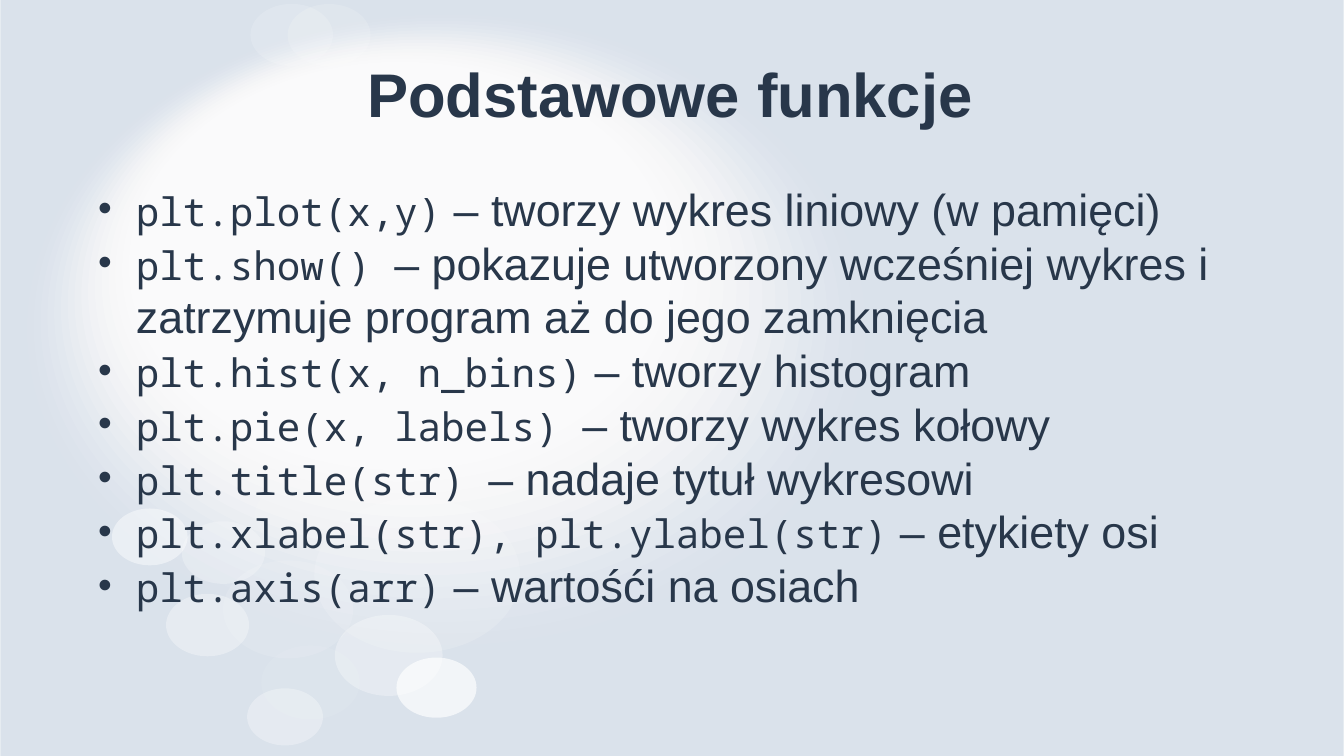
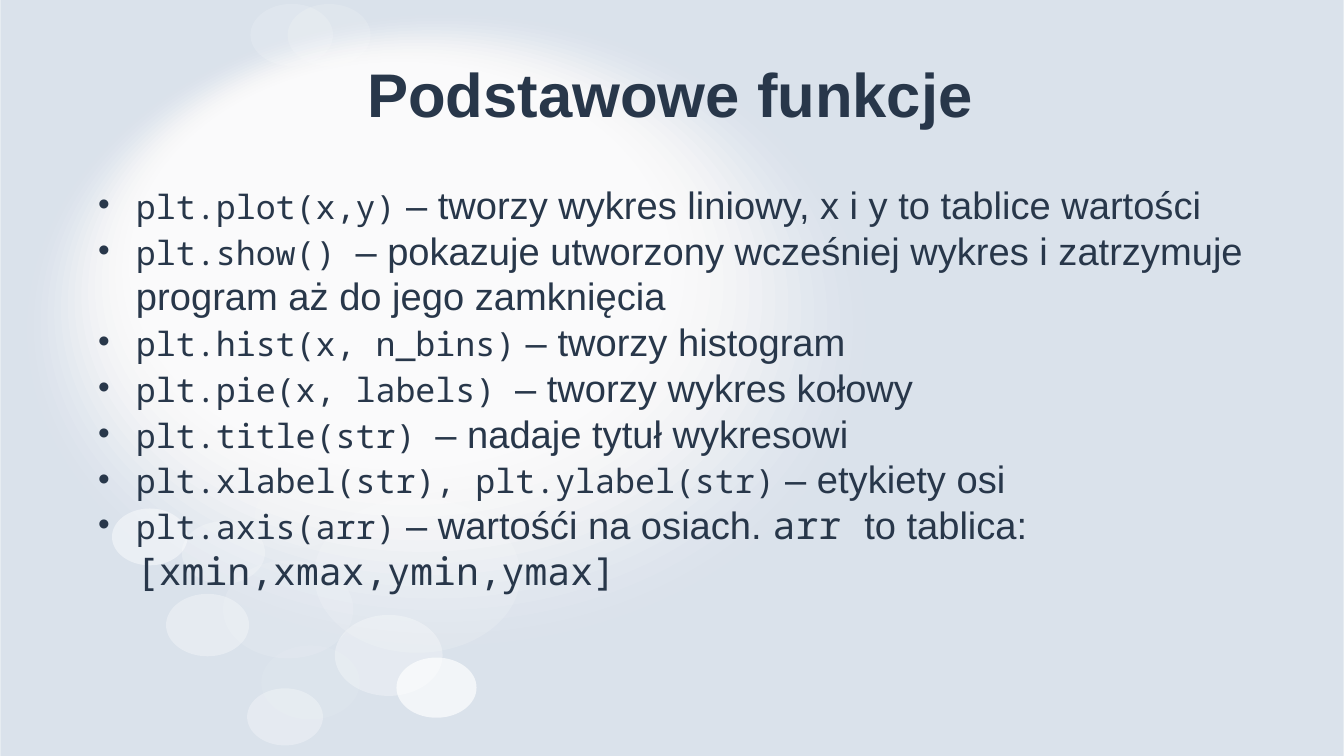
Before and after one commit to MikoStoro/ETI_Academy_python, a slide deck: slide 15 of EverydayPython/EverydayPython.pptx. Drawn at 1344x756 pixels with LibreOffice and Linux fonts; fonts in the diff are those of the drawing. Boxes give left, top, right and bottom in pixels: in the first picture for what was removed or moved away, otherwise in the second. Text is boxed around its words. In the diff, an @@ line names an element or a change of style, - is before the commit and + after.

Commit message:
finished the last presentation

```diff
--- a/EverydayPython/EverydayPython.pptx
+++ b/EverydayPython/EverydayPython.pptx
@@ text at [136, 191, 1201, 227]: text changed; size 32 to 27.2 pt @@
-• plt.plot(x,y) – tworzy wykres liniowy (w pamięci)
+• plt.plot(x,y) – tworzy wykres liniowy, x i y to tablice wartości
@@ text at [136, 237, 1242, 501]: size 28 to 23.8 pt in "plt.show()", "plt.hist(x, n_bins)", "plt.pie(x, labels)", "plt.title(str)" and 1 more places; size 32 to 27.2 pt in "– pokazuje utworzony wcześniej wykres i zatrzymuje ...", "– tworzy histogram", "– tworzy wykres kołowy", "– nadaje tytuł wykresowi" and 1 more places @@
@@ text at [136, 511, 1028, 595]: text changed; size 32 to 27.2 pt; font Arial to Noto Sans Mono @@
-• plt.axis(arr) – wartośći na osiach
+• plt.axis(arr) – wartośći na osiach. arr to tablica: [xmin,xmax,ymin,ymax]
```
Also in this commit, not shown: 1 other slide changed, 5 slides added, 1 slide removed, 4 other files.
